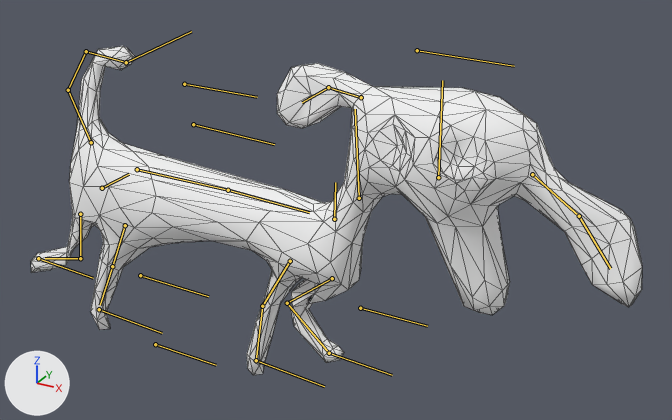
The glTF model static/models/zoo-1.glb as it was, and as the next commit left it.
Before and after are seen from a camera (50 mm lens) standing at (6.84, -8.32, 6.76) and looking at (2.01, 0.47, 2.36). Every picture has the same lights, and +X, +Y and +Z are marked at lower left. Both versions are drawn at frame 3 of the action 'Walk'; the numbers are the values there. The bones that bend it are drawn over the model as lines. Mesh edges are drawn as thin lines.
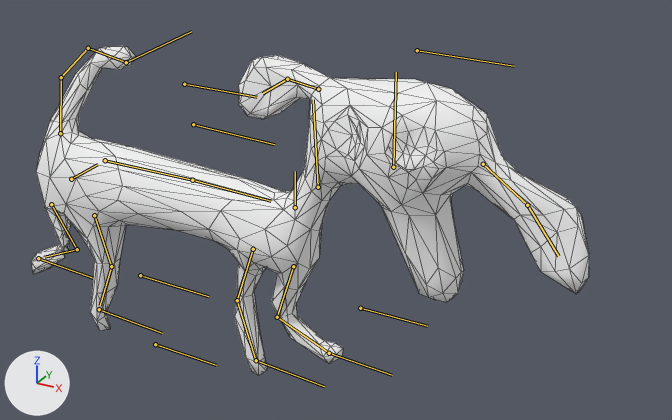
What the commit changed:
Bone 'Butt' (bone_butt) moves from (0.0, 0.43, -0.29) to (0.0, 0.0, 0.0).
Bone 'FrontLeg.L' (bone_frontleg_l) turns from (-47, 0, 0) to (-14, 0, 0) degrees about its own x, y and z.
Bone 'FrontFoot.L' (bone_frontfoot_l) turns from (85, 0, 0) to (71, 0, 0) degrees about its own x, y and z.
Bone 'FrontLeg.R' (bone_frontleg_r) turns from (-24, 3, -1) to (-14, 3, 0) degrees about its own x, y and z.
Bone 'FrontFoot.R' (bone_frontfoot_r) turns from (10, 0, 0) to (26, 0, 0) degrees about its own x, y and z.
Bone 'Tail1' (bone_tail1) turns from (7, 26, 9) to (-24, 20, 4) degrees about its own x, y and z.
Bone 'Tail2' (bone_tail2) turns from (-39, 0, 0) to (-28, 0, 0) degrees about its own x, y and z.
Bone 'Tail3' (bone_tail3) turns from (-53, 0, 0) to (-39, 0, 0) degrees about its own x, y and z.
Bone 'BackLeg.L' (bone_backleg_l) turns from (-28, 0, 0) to (12, 0, 0) degrees about its own x, y and z.
Bone 'BackFoot.L' (bone_backfoot_l) turns from (17, 0, 0) to (-22, 0, 0) degrees about its own x, y and z.
Bone 'BackLeg.R' (bone_backleg_r) turns from (-10, 0, 0) to (31, 0, 0) degrees about its own x, y and z.
Bone 'BackFoot.R' (bone_backfoot_r) turns from (-51, 0, 0) to (-82, 0, 0) degrees about its own x, y and z.

Location of each change, (x1, y1, x2, y2) in pixels of the pictures (672 x 420 px):
'Mesh', posed (9% narrower)
    before: (31, 46, 642, 375)
    after: (31, 46, 589, 376)
bone 'Butt', root to tip
    before: (102, 188) to (129, 174)
    after: (71, 179) to (97, 164)
bone 'FrontLeg.L', root to tip
    before: (332, 278) to (287, 303)
    after: (293, 266) to (277, 317)
bone 'FrontFoot.L', root to tip
    before: (287, 303) to (329, 353)
    after: (277, 317) to (330, 353)
bone 'FrontLeg.R', root to tip
    before: (290, 261) to (262, 306)
    after: (253, 249) to (237, 300)
bone 'FrontFoot.R', root to tip
    before: (262, 306) to (256, 361)
    after: (237, 300) to (256, 361)
bone 'Tail1', root to tip
    before: (91, 142) to (68, 90)
    after: (60, 133) to (61, 77)
bone 'Tail2', root to tip
    before: (68, 90) to (86, 51)
    after: (61, 77) to (88, 48)
bone 'Tail3', root to tip
    before: (86, 51) to (126, 62)
    after: (88, 48) to (126, 62)
bone 'BackLeg.L', root to tip
    before: (125, 225) to (112, 266)
    after: (94, 215) to (111, 266)
bone 'BackFoot.L', root to tip
    before: (112, 266) to (100, 305)
    after: (111, 266) to (100, 305)
bone 'BackLeg.R', root to tip
    before: (80, 214) to (80, 258)
    after: (51, 204) to (77, 249)
bone 'BackFoot.R', root to tip
    before: (80, 258) to (45, 258)
    after: (77, 249) to (44, 257)
